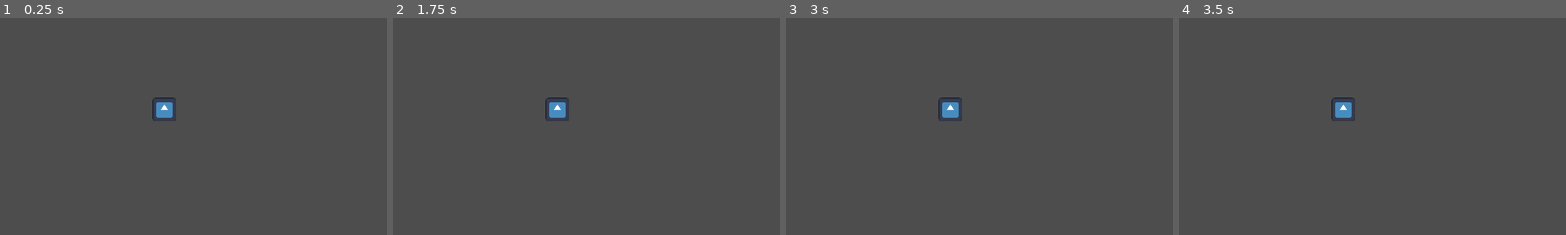
Above: before the commit, frames 1-4 (left to right).
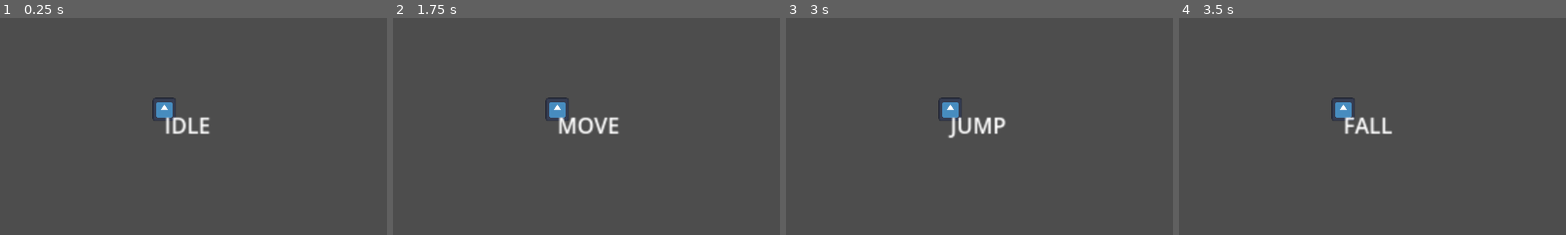
Above: after the commit, the same moments.

Repository: EndlessEndless1999/caveman-dave
Game: Godot game, scene res://Environments/World.tscn
Two runs of this game, one before a commit and one after it. Both use one fixed random seed, a clock stepped at 60 frames per second and the inputs below. The engine's default icon, where the game draws it, is replaced by a stand-in: a white triangle on a blue panel in a dark square.
Inputs:
- Up to frame 1 (0.25 s): no input
- Up to frame 2 (1.75 s): tap Enter (ui_accept) at 0.5, 0.6 s; hold X (Climb, bound only after the commit) 0.53-1.28 s; hold Right (ui_right) from 0.53 s (still down); tap Space (Jump, bound only after the commit) at 0.77, 1.07, 1.52 s; tap X (Climb, bound only after the commit) at 1.35 s; tap Z (Dash, bound only after the commit) at 1.55 s
- Up to frame 3 (3 s): tap Space (Jump, bound only after the commit) at 1.82, 2.3, 2.85 s; release Right (ui_right) at 2.03 s; hold Left (ui_left) 2.03-2.78 s; hold Z (Dash, bound only after the commit) 2.03-2.78 s; hold Right (ui_right) from 2.78 s (still down)
- Up to frame 4 (3.5 s): keep holding Right (ui_right); tap Space (Jump, bound only after the commit) at 3.02, 3.32 s; tap Enter (ui_accept) at 3.05 s
The pictures show only the part of the screen within x 29-79%, y 29-79%; the shares and areas given below are measured in that part.

The runs differ from the first frame. In frame 1, 0.5% of the frame differs, in the area x 42-55%, y 45-54%; in frame 2, 0.8%, in the area x 42-59%, y 45-54%; in frame 3, 0.7%; in frame 4, 0.5%.

Commit message:
basic state machine implementation

Diff:
--- a/Scenes/Entities/Player/Character.tscn
+++ b/Scenes/Entities/Player/Character.tscn
@@ -1,7 +1,8 @@
-[gd_scene load_steps=8 format=3 uid="uid://c6rfy6ymyjf5e"]
+[gd_scene load_steps=9 format=3 uid="uid://c6rfy6ymyjf5e"]
 
 [ext_resource type="Script" path="res://Scripts/Character.gd" id="1_gqh8n"]
 [ext_resource type="Texture2D" uid="uid://uachrx165rup" path="res://icon.svg" id="2_2cyfc"]
+[ext_resource type="Script" path="res://Scripts/STATES.gd" id="3_jxtp4"]
 [ext_resource type="PackedScene" uid="uid://d1yc45sfomloa" path="res://Scenes/Entities/Player/IDLE.tscn" id="3_nikui"]
 [ext_resource type="PackedScene" uid="uid://chkey6semamrv" path="res://Scenes/Entities/Player/MOVE.tscn" id="4_gn233"]
 [ext_resource type="PackedScene" uid="uid://dj0ub36r16unm" path="res://Scenes/Entities/Player/JUMP.tscn" id="5_pucii"]
@@ -24,6 +25,7 @@
 zoom = Vector2(2, 2)
 
 [node name="STATES" type="Node" parent="."]
+script = ExtResource("3_jxtp4")
 
 [node name="IDLE" parent="STATES" instance=ExtResource("3_nikui")]
 
@@ -32,3 +34,7 @@
 [node name="JUMP" parent="STATES" instance=ExtResource("5_pucii")]
 
 [node name="FALL" parent="STATES" instance=ExtResource("6_yhvhn")]
+
+[node name="Label" type="Label" parent="."]
+offset_right = 40.0
+offset_bottom = 23.0
--- a/Scripts/Character.gd
+++ b/Scripts/Character.gd
@@ -5,7 +5,7 @@
 const JUMP_VELOCITY = -400.0
 
 # Get the gravity from the project settings to be synced with RigidBody nodes.
-var gravity = ProjectSettings.get_setting("physics/2d/default_gravity")
+var gravity_value = ProjectSettings.get_setting("physics/2d/default_gravity")
 
 # player input
 var movement_input = Vector2.ZERO
@@ -23,28 +23,18 @@
 	for state in STATES.get_children():
 		state.STATES = STATES
 		state.Player = self
+	current_state = STATES.IDLE
 		# INITIALISING REFERENCES IN STATES TO PLAYER
 
 func _physics_process(delta):
-	default_move(delta)
+	player_input()
+	change_state(current_state.update(delta))
+	$Label.text = str(current_state.get_name())
+	move_and_slide()
 
-func default_move(delta):
+func gravity(delta):
 	if not is_on_floor():
-		velocity.y += gravity * delta
-
-	# Handle Jump.
-	if Input.is_action_just_pressed("ui_accept") and is_on_floor():
-		velocity.y = JUMP_VELOCITY
-
-	# Get the input direction and handle the movement/deceleration.
-	# As good practice, you should replace UI actions with custom gameplay actions.
-	var direction = Input.get_axis("ui_left", "ui_right")
-	if direction:
-		velocity.x = direction * SPEED
-	else:
-		velocity.x = move_toward(velocity.x, 0, SPEED)
-
-	move_and_slide()
+		velocity.y += gravity_value * delta
 
 func change_state(input_state):
 	if input_state != null:
@@ -53,3 +43,39 @@
 
 		prev_state.exit_state()
 		current_state.enter_state()
+
+func player_input():
+	movement_input = Vector2.ZERO
+	if Input.is_action_pressed("MoveRight"):
+		movement_input.x += 1
+	if Input.is_action_pressed("MoveLeft"):
+		movement_input.x -= 1
+	if Input.is_action_pressed("MoveUp"):
+		movement_input.y -= 1
+	if Input.is_action_pressed("MoveDown"):
+		movement_input.y += 1
+
+	#JUMPS
+	if Input.is_action_pressed("Jump"):
+		jump_input = true
+	else:
+		jump_input = false
+
+	if Input.is_action_just_pressed("Jump"):
+		jump_input_actuation = true
+	else:
+		jump_input_actuation = false
+
+
+	#climb
+	if Input.is_action_pressed("Climb"):
+		climb_input = true
+	else:
+		climb_input = false
+
+
+	#dash
+	if Input.is_action_pressed("Dash"):
+		dash_input = true
+	else:
+		dash_input = false
--- a/Scripts/Classes/State.gd
+++ b/Scripts/Classes/State.gd
@@ -12,3 +12,9 @@
 
 func update(delta):
 	return null
+
+func player_movement():
+	if Player.movement_input.x > 0:
+		Player.velocity.x = Player.SPEED
+	elif Player.movement_input.x < 0:
+		Player.velocity.x = - Player.SPEED
--- a/Scripts/FALL.gd
+++ b/Scripts/FALL.gd
@@ -1,11 +1,9 @@
 extends State
 
 
-# Called when the node enters the scene tree for the first time.
-func _ready():
-	pass # Replace with function body.
-
-
-# Called every frame. 'delta' is the elapsed time since the previous frame.
-func _process(delta):
-	pass
+func update(delta):
+	Player.gravity(delta)
+	player_movement()
+	if Player.is_on_floor():
+		return STATES.IDLE
+	return null
--- a/Scripts/IDLE.gd
+++ b/Scripts/IDLE.gd
@@ -1,11 +1,12 @@
 extends State
 
 
-# Called when the node enters the scene tree for the first time.
-func _ready():
-	pass # Replace with function body.
-
-
-# Called every frame. 'delta' is the elapsed time since the previous frame.
-func _process(delta):
-	pass
+func update(delta):
+	Player.gravity(delta)
+	if Player.movement_input.x != 0:
+		return STATES.MOVE
+	if Player.jump_input == true:
+		return STATES.JUMP
+	if Player.velocity.y > 0:
+		return STATES.FALL
+	return null
--- a/Scripts/JUMP.gd
+++ b/Scripts/JUMP.gd
@@ -1,11 +1,12 @@
 extends State
 
 
-# Called when the node enters the scene tree for the first time.
-func _ready():
-	pass # Replace with function body.
+func update(delta):
+	Player.gravity(delta)
+	player_movement()
+	if Player.velocity.y > 0:
+		return STATES.FALL
+	return null
 
-
-# Called every frame. 'delta' is the elapsed time since the previous frame.
-func _process(delta):
-	pass
+func enter_state():
+	Player.velocity.y = Player.JUMP_VELOCITY
--- a/Scripts/MOVE.gd
+++ b/Scripts/MOVE.gd
@@ -1,11 +1,13 @@
 extends State
 
 
-# Called when the node enters the scene tree for the first time.
-func _ready():
-	pass # Replace with function body.
-
-
-# Called every frame. 'delta' is the elapsed time since the previous frame.
-func _process(delta):
-	pass
+func update(delta):
+	Player.gravity(delta)
+	player_movement()
+	if Player.velocity.x == 0:
+		return STATES.IDLE
+	if Player.velocity.y > 0:
+		return STATES.FALL
+	if Player.jump_input:
+		return STATES.JUMP
+	return null
--- /dev/null
+++ b/Scripts/STATES.gd
@@ -0,0 +1,16 @@
+extends Node
+
+@onready var IDLE = $IDLE
+@onready var MOVE = $MOVE
+@onready var JUMP = $JUMP
+@onready var FALL = $FALL
+
+
+# Called when the node enters the scene tree for the first time.
+func _ready():
+	pass # Replace with function body.
+
+
+# Called every frame. 'delta' is the elapsed time since the previous frame.
+func _process(delta):
+	pass
--- a/project.godot
+++ b/project.godot
@@ -14,3 +14,46 @@
 run/main_scene="res://Environments/World.tscn"
 config/features=PackedStringArray("4.1", "Forward Plus")
 config/icon="res://icon.svg"
+
+[input]
+
+Jump={
+"deadzone": 0.5,
+"events": [Object(InputEventKey,"resource_local_to_scene":false,"resource_name":"","device":-1,"window_id":0,"alt_pressed":false,"shift_pressed":false,"ctrl_pressed":false,"meta_pressed":false,"pressed":false,"keycode":0,"physical_keycode":32,"key_label":0,"unicode":32,"echo":false,"script":null)
+, Object(InputEventKey,"resource_local_to_scene":false,"resource_name":"","device":-1,"window_id":0,"alt_pressed":false,"shift_pressed":false,"ctrl_pressed":false,"meta_pressed":false,"pressed":false,"keycode":0,"physical_keycode":67,"key_label":0,"unicode":99,"echo":false,"script":null)
+]
+}
+Climb={
+"deadzone": 0.5,
+"events": [Object(InputEventKey,"resource_local_to_scene":false,"resource_name":"","device":-1,"window_id":0,"alt_pressed":false,"shift_pressed":false,"ctrl_pressed":false,"meta_pressed":false,"pressed":false,"keycode":0,"physical_keycode":88,"key_label":0,"unicode":120,"echo":false,"script":null)
+]
+}
+Dash={
+"deadzone": 0.5,
+"events": [Object(InputEventKey,"resource_local_to_scene":false,"resource_name":"","device":-1,"window_id":0,"alt_pressed":false,"shift_pressed":false,"ctrl_pressed":false,"meta_pressed":false,"pressed":false,"keycode":0,"physical_keycode":90,"key_label":0,"unicode":122,"echo":false,"script":null)
+]
+}
+MoveUp={
+"deadzone": 0.5,
+"events": [Object(InputEventKey,"resource_local_to_scene":false,"resource_name":"","device":-1,"window_id":0,"alt_pressed":false,"shift_pressed":false,"ctrl_pressed":false,"meta_pressed":false,"pressed":false,"keycode":0,"physical_keycode":87,"key_label":0,"unicode":119,"echo":false,"script":null)
+, Object(InputEventKey,"resource_local_to_scene":false,"resource_name":"","device":-1,"window_id":0,"alt_pressed":false,"shift_pressed":false,"ctrl_pressed":false,"meta_pressed":false,"pressed":false,"keycode":0,"physical_keycode":4194320,"key_label":0,"unicode":0,"echo":false,"script":null)
+]
+}
+MoveDown={
+"deadzone": 0.5,
+"events": [Object(InputEventKey,"resource_local_to_scene":false,"resource_name":"","device":-1,"window_id":0,"alt_pressed":false,"shift_pressed":false,"ctrl_pressed":false,"meta_pressed":false,"pressed":false,"keycode":0,"physical_keycode":83,"key_label":0,"unicode":115,"echo":false,"script":null)
+, Object(InputEventKey,"resource_local_to_scene":false,"resource_name":"","device":-1,"window_id":0,"alt_pressed":false,"shift_pressed":false,"ctrl_pressed":false,"meta_pressed":false,"pressed":false,"keycode":0,"physical_keycode":4194322,"key_label":0,"unicode":0,"echo":false,"script":null)
+]
+}
+MoveRight={
+"deadzone": 0.5,
+"events": [Object(InputEventKey,"resource_local_to_scene":false,"resource_name":"","device":-1,"window_id":0,"alt_pressed":false,"shift_pressed":false,"ctrl_pressed":false,"meta_pressed":false,"pressed":false,"keycode":0,"physical_keycode":68,"key_label":0,"unicode":100,"echo":false,"script":null)
+, Object(InputEventKey,"resource_local_to_scene":false,"resource_name":"","device":-1,"window_id":0,"alt_pressed":false,"shift_pressed":false,"ctrl_pressed":false,"meta_pressed":false,"pressed":false,"keycode":0,"physical_keycode":4194321,"key_label":0,"unicode":0,"echo":false,"script":null)
+]
+}
+MoveLeft={
+"deadzone": 0.5,
+"events": [Object(InputEventKey,"resource_local_to_scene":false,"resource_name":"","device":-1,"window_id":0,"alt_pressed":false,"shift_pressed":false,"ctrl_pressed":false,"meta_pressed":false,"pressed":false,"keycode":0,"physical_keycode":65,"key_label":0,"unicode":97,"echo":false,"script":null)
+, Object(InputEventKey,"resource_local_to_scene":false,"resource_name":"","device":-1,"window_id":0,"alt_pressed":false,"shift_pressed":false,"ctrl_pressed":false,"meta_pressed":false,"pressed":false,"keycode":0,"physical_keycode":4194319,"key_label":0,"unicode":0,"echo":false,"script":null)
+]
+}
